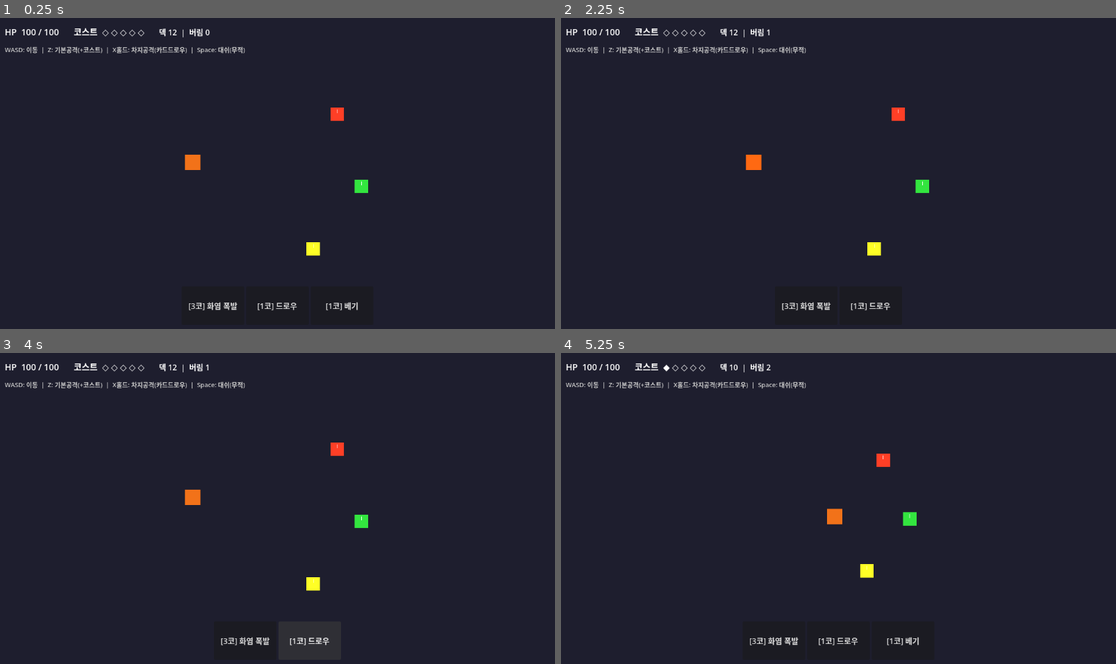
Above: before the commit, frames 1-4 (two rows, left to right).
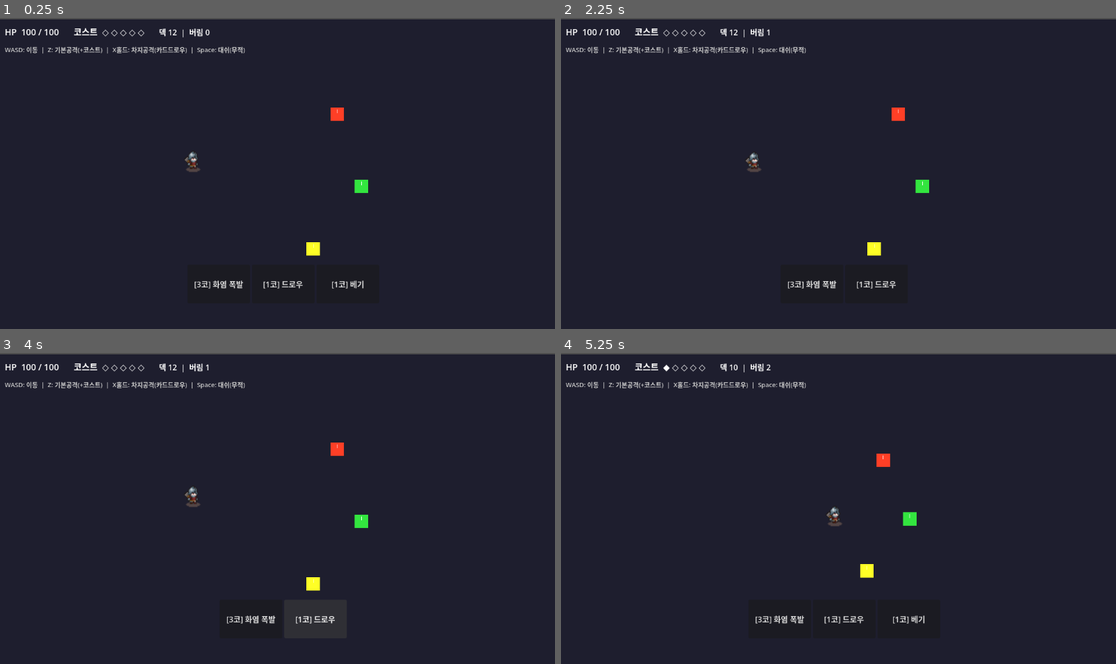
Above: after the commit, the same moments.

Repository: star-dark/card-hero
Game: Godot game, scene res://scenes/dungeon/test_room.tscn
Same seed, same stepped clock (60 frames per second), same inputs: the game is played once before the commit and once after it.
Inputs:
- Up to frame 1 (0.25 s): no input
- Up to frame 2 (2.25 s): click "[3코] 화염 폭발" at 0.5 s; click "[1코] 드로우" at 1.25 s; click "[1코] 베기" at 2 s
- Up to frame 3 (4 s): click "[3코] 화염 폭발" at 2.75 s; click "[1코] 드로우" at 3.5 s
- Up to frame 4 (5.25 s): tap Enter at 4.25 s; hold Right (ui_right) 4.28-5.03 s; tap Z (attack) at 4.35 s; tap Space (dash) at 4.55, 5.1 s; hold Down (ui_down) from 5.03 s (still down)

The runs differ from the first frame. In frame 1, 1.2% of the frame differs, in the area x 0-100%, y 0-94%; in frame 2, 1.0%; in frame 3, 1.1%; in frame 4, 1.2%.

Commit message:
캐릭터 에셋 추가 및 애니메이션 입히기

Diff:
--- a/project.godot
+++ b/project.godot
@@ -20,6 +20,10 @@
 GameManager="*res://scripts/managers/GameManager.gd"
 CardManager="*res://scripts/managers/CardManager.gd"
 
+[editor_plugins]
+
+enabled=PackedStringArray("res://addons/sprite_cutter/plugin.cfg")
+
 [physics]
 
 3d/physics_engine="Jolt Physics"
--- a/scenes/dungeon/test_room.tscn
+++ b/scenes/dungeon/test_room.tscn
@@ -6,8 +6,9 @@
 script = ExtResource("1")
 
 [node name="Background" type="ColorRect" parent="." unique_id=1135034375]
+offset_top = 3.0
 offset_right = 1152.0
-offset_bottom = 648.0
+offset_bottom = 651.0
 color = Color(0.12, 0.12, 0.18, 1)
 
 [node name="HUD" type="CanvasLayer" parent="." unique_id=226683471]
@@ -47,10 +48,11 @@
 anchors_preset = 2
 anchor_top = 1.0
 anchor_bottom = 1.0
-offset_left = 80.0
-offset_top = -90.0
-offset_right = 1072.0
-offset_bottom = -10.0
+offset_left = 92.0
+offset_top = -135.0
+offset_right = 1084.0
+offset_bottom = -55.0
+grow_vertical = 0
 alignment = 1
 
 [node name="GameOverLabel" type="Label" parent="HUD" unique_id=339022178]
--- a/scenes/player/warrior.tscn
+++ b/scenes/player/warrior.tscn
@@ -1,31 +1,34 @@
-[gd_scene load_steps=5 format=3]
+[gd_scene format=3 uid="uid://dt456w7j7uhte"]
 
-[ext_resource type="Script" path="res://scripts/player/Warrior.gd" id="1"]
-[ext_resource type="Script" path="res://scripts/components/HealthComponent.gd" id="2"]
+[ext_resource type="Script" uid="uid://inuhg04mel7a" path="res://scripts/player/Warrior.gd" id="1"]
+[ext_resource type="Script" uid="uid://1jv5nxhlrl8g" path="res://scripts/components/HealthComponent.gd" id="2"]
+
+[sub_resource type="SpriteFrames" id="SpriteFrames_insqt"]
 
 [sub_resource type="RectangleShape2D" id="3"]
-size = Vector2(28.0, 28.0)
+size = Vector2(28, 28)
 
 [sub_resource type="RectangleShape2D" id="4"]
-size = Vector2(72.0, 72.0)
+size = Vector2(72, 72)
 
-[node name="Warrior" type="CharacterBody2D"]
-collision_layer = 1
-collision_mask = 1
+[node name="Warrior" type="CharacterBody2D" unique_id=1916810749]
 script = ExtResource("1")
 
-[node name="Sprite2D" type="Sprite2D" parent="."]
+[node name="AnimatedSprite2D" type="AnimatedSprite2D" parent="." unique_id=1855269829]
+scale = Vector2(2, 2)
+sprite_frames = SubResource("SpriteFrames_insqt")
 
-[node name="CollisionShape2D" type="CollisionShape2D" parent="."]
+[node name="CollisionShape2D" type="CollisionShape2D" parent="." unique_id=1231511109]
 shape = SubResource("3")
 
-[node name="AttackArea" type="Area2D" parent="."]
+[node name="AttackArea" type="Area2D" parent="." unique_id=1904242607]
 collision_layer = 0
 collision_mask = 2
 
-[node name="CollisionShape2D" type="CollisionShape2D" parent="AttackArea"]
+[node name="CollisionShape2D" type="CollisionShape2D" parent="AttackArea" unique_id=908369860]
 shape = SubResource("4")
 
-[node name="HealthComponent" type="Node" parent="."]
+[node name="HealthComponent" type="Node" parent="." unique_id=191740881]
 script = ExtResource("2")
-max_health = 100
+
+[node name="AnimationPlayer" type="AnimationPlayer" parent="." unique_id=548839713]
--- a/scripts/player/Warrior.gd
+++ b/scripts/player/Warrior.gd
@@ -11,32 +11,60 @@
 const CHARGE_DAMAGE    := 40
 const ATTACK_STUN_TIME := 0.25
 
+const SPRITE_BASE := "res://assets/Tiny RPG Character Asset Pack v1.02 -Free Soldier&Orc/Soldier/Soldier with shadows/"
+
 # ── 상태 ─────────────────────────────────────────────────────────
-var is_dashing       := false
-var is_invincible    := false
-var dash_direction   := Vector2.RIGHT
-var dash_timer       := 0.0
-var dash_cd_timer    := 0.0
-var is_attacking     := false
+var is_dashing        := false
+var is_invincible     := false
+var dash_direction    := Vector2.RIGHT
+var dash_timer        := 0.0
+var dash_cd_timer     := 0.0
+var is_attacking      := false
 var attack_stun_timer := 0.0
-var is_charging      := false
-var charge_timer     := 0.0
-var face_dir         := Vector2.RIGHT
+var is_charging       := false
+var charge_timer      := 0.0
+var face_dir          := Vector2.RIGHT
 
 # ── 노드 참조 ────────────────────────────────────────────────────
-@onready var sprite: Sprite2D       = $Sprite2D
-@onready var attack_area: Area2D    = $AttackArea
-@onready var health: HealthComponent = $HealthComponent
+@onready var anim_sprite: AnimatedSprite2D = $AnimatedSprite2D
+@onready var attack_area: Area2D           = $AttackArea
+@onready var health: HealthComponent       = $HealthComponent
 
 func _ready() -> void:
 	add_to_group("player")
 	health.died.connect(_on_died)
-	_make_placeholder_sprite(Color(0.95, 0.45, 0.1))  # 불 → 주황
-
-func _make_placeholder_sprite(color: Color) -> void:
-	var img := Image.create(32, 32, false, Image.FORMAT_RGBA8)
-	img.fill(color)
-	sprite.texture = ImageTexture.create_from_image(img)
+	_setup_animations()
+	anim_sprite.play("idle")
+
+func _setup_animations() -> void:
+	var frames := SpriteFrames.new()
+	frames.remove_animation("default")
+
+	# 애니메이션명: {파일명, 프레임 수, FPS, 루프 여부}
+	var anim_data := {
+		"idle":    {"file": "Soldier-Idle.png",     "count": 6, "fps": 8.0,  "loop": true},
+		"walk":    {"file": "Soldier-Walk.png",     "count": 8, "fps": 10.0, "loop": true},
+		"attack":  {"file": "Soldier-Attack01.png", "count": 6, "fps": 14.0, "loop": false},
+		"attack2": {"file": "Soldier-Attack02.png", "count": 6, "fps": 14.0, "loop": false},
+		"charge":  {"file": "Soldier-Attack03.png", "count": 9, "fps": 10.0, "loop": false},
+		"death":   {"file": "Soldier-Death.png",    "count": 4, "fps": 8.0,  "loop": false},
+		"hurt":    {"file": "Soldier-Hurt.png",     "count": 4, "fps": 12.0, "loop": false},
+	}
+
+	for anim_name in anim_data:
+		var data: Dictionary = anim_data[anim_name]
+		frames.add_animation(anim_name)
+		frames.set_animation_speed(anim_name, data["fps"])
+		frames.set_animation_loop(anim_name, data["loop"])
+
+		var texture: Texture2D = load(SPRITE_BASE + data["file"])
+		for i in data["count"]:
+			var atlas := AtlasTexture.new()
+			atlas.atlas  = texture
+			atlas.region = Rect2(i * 100, 0, 100, 100)
+			frames.add_frame(anim_name, atlas)
+
+	anim_sprite.sprite_frames = frames
 
 # ── 메인 루프 ────────────────────────────────────────────────────
 func _physics_process(delta: float) -> void:
@@ -45,6 +73,7 @@
 	if is_dashing:
 		velocity = dash_direction * DASH_SPEED
 		move_and_slide()
+		_update_animation()
 		return
 
 	if not is_attacking:
@@ -54,13 +83,34 @@
 
 	_handle_combat(delta)
 	move_and_slide()
+	_update_animation()
+
+func _update_animation() -> void:
+	if is_dashing:
+		anim_sprite.speed_scale = 2.0
+		if anim_sprite.animation != "walk":
+			anim_sprite.play("walk")
+		return
+
+	anim_sprite.speed_scale = 1.0
+
+	# 공격/차지 중에는 해당 애니메이션이 스스로 끝날 때까지 유지
+	if is_attacking:
+		return
+
+	if velocity.length() > 10.0:
+		if anim_sprite.animation != "walk":
+			anim_sprite.play("walk")
+	else:
+		if anim_sprite.animation != "idle":
+			anim_sprite.play("idle")
 
 func _tick_timers(delta: float) -> void:
 	# 대쉬
 	if dash_timer > 0.0:
 		dash_timer -= delta
 		if dash_timer <= 0.0:
-			is_dashing  = false
+			is_dashing    = false
 			is_invincible = false
 	if dash_cd_timer > 0.0:
 		dash_cd_timer -= delta
@@ -80,7 +130,7 @@
 		dir = dir.normalized()
 		face_dir = dir
 		if dir.x != 0.0:
-			sprite.flip_h = dir.x < 0.0
+			anim_sprite.flip_h = dir.x < 0.0
 	velocity = dir * MOVE_SPEED
 
 func _handle_combat(delta: float) -> void:
@@ -94,13 +144,13 @@
 		is_charging   = true
 		charge_timer += delta
 		var t := minf(charge_timer / CHARGE_HOLD_TIME, 1.0)
-		sprite.modulate = Color(1.0 + t, 1.0 - t * 0.5, 0.3)
+		anim_sprite.modulate = Color(1.0 + t, 1.0 - t * 0.5, 0.3)
 	elif Input.is_action_just_released("special_attack"):
 		if is_charging and charge_timer >= CHARGE_HOLD_TIME:
 			_charge_attack()
-		is_charging  = false
-		charge_timer = 0.0
-		sprite.modulate = Color.WHITE
+		is_charging   = false
+		charge_timer  = 0.0
+		anim_sprite.modulate = Color.WHITE
 
 	# 대쉬 (Space)
 	if Input.is_action_just_pressed("dash") and dash_cd_timer <= 0.0:
@@ -111,8 +161,9 @@
 	is_attacking      = true
 	attack_stun_timer = ATTACK_STUN_TIME
 
-	sprite.modulate = Color(1.8, 1.2, 0.5)
-	create_tween().tween_property(sprite, "modulate", Color.WHITE, 0.2)
+	anim_sprite.play("attack")
+	if not anim_sprite.animation_finished.is_connected(_on_attack_anim_finished):
+		anim_sprite.animation_finished.connect(_on_attack_anim_finished, CONNECT_ONE_SHOT)
 
 	for body in attack_area.get_overlapping_bodies():
 		if body.is_in_group("enemy"):
@@ -122,12 +173,17 @@
 
 	CardManager.add_cost(1)
 
+func _on_attack_anim_finished() -> void:
+	if not is_attacking:
+		anim_sprite.play("idle")
+
 func _charge_attack() -> void:
 	is_attacking      = true
 	attack_stun_timer = 0.5
 
-	sprite.modulate = Color(2.5, 1.0, 0.2)
-	create_tween().tween_property(sprite, "modulate", Color.WHITE, 0.35)
+	anim_sprite.play("charge")
+	if not anim_sprite.animation_finished.is_connected(_on_charge_anim_finished):
+		anim_sprite.animation_finished.connect(_on_charge_anim_finished, CONNECT_ONE_SHOT)
 
 	for body in attack_area.get_overlapping_bodies():
 		if body.is_in_group("enemy"):
@@ -136,6 +192,10 @@
 				hp.take_damage(CHARGE_DAMAGE)
 
 	CardManager.draw_card()
+
+func _on_charge_anim_finished() -> void:
+	if not is_attacking:
+		anim_sprite.play("idle")
 
 func _start_dash() -> void:
 	var dir := velocity.normalized()
@@ -147,8 +207,8 @@
 	dash_timer     = DASH_DURATION
 	dash_cd_timer  = DASH_COOLDOWN
 
-	sprite.modulate = Color(0.4, 0.7, 2.0, 0.6)
-	create_tween().tween_property(sprite, "modulate", Color.WHITE, DASH_DURATION + 0.1)
+	anim_sprite.modulate = Color(0.4, 0.7, 2.0, 0.6)
+	create_tween().tween_property(anim_sprite, "modulate", Color.WHITE, DASH_DURATION + 0.1)
 
 # ── 카드 사용 (test_room에서 호출) ─────────────────────────────
 func use_card_from_hand(card: CardData) -> void:
@@ -162,15 +222,17 @@
 					var hp: HealthComponent = body.get_node_or_null("HealthComponent")
 					if hp:
 						hp.take_damage(int(card.damage))
-			sprite.modulate = Color(2.0, 0.8, 0.3)
-			create_tween().tween_property(sprite, "modulate", Color.WHITE, 0.3)
+			anim_sprite.play("attack2")
+			anim_sprite.animation_finished.connect(
+				func(): anim_sprite.play("idle"), CONNECT_ONE_SHOT
+			)
 
 		CardData.EffectType.HEAL:
 			health.heal(int(card.damage))
-			sprite.modulate = Color(0.4, 2.0, 0.4)
-			create_tween().tween_property(sprite, "modulate", Color.WHITE, 0.3)
+			anim_sprite.modulate = Color(0.4, 2.0, 0.4)
+			create_tween().tween_property(anim_sprite, "modulate", Color.WHITE, 0.3)
 
 func _on_died() -> void:
 	set_physics_process(false)
-	sprite.modulate = Color(0.3, 0.3, 0.3, 0.6)
+	anim_sprite.play("death")
 	GameManager.game_over()
Not shown, added: addons/sprite_cutter/AtlasScene.gd
Not shown, added: addons/sprite_cutter/AtlasScene.gd.uid
Binary file added: addons/sprite_cutter/asset_library_icon.png
Not shown, added: addons/sprite_cutter/asset_library_icon.png.import
Not shown, added: addons/sprite_cutter/icon.svg
Not shown, added: addons/sprite_cutter/icon.svg.import
Not shown, added: addons/sprite_cutter/plugin.cfg
Not shown, added: addons/sprite_cutter/sprite_cutter.gd
Not shown, added: addons/sprite_cutter/sprite_cutter.gd.uid
Binary file added: assets/Tiny RPG Character Asset Pack v1.02 -Free Soldier&Orc/Orc/Orc with shadows/Orc-Attack01.png
Not shown, added: assets/Tiny RPG Character Asset Pack v1.02 -Free Soldier&Orc/Orc/Orc with shadows/Orc-Attack01.png.import
Binary file added: assets/Tiny RPG Character Asset Pack v1.02 -Free Soldier&Orc/Orc/Orc with shadows/Orc-Attack02.png
(and 75 more such lines)
